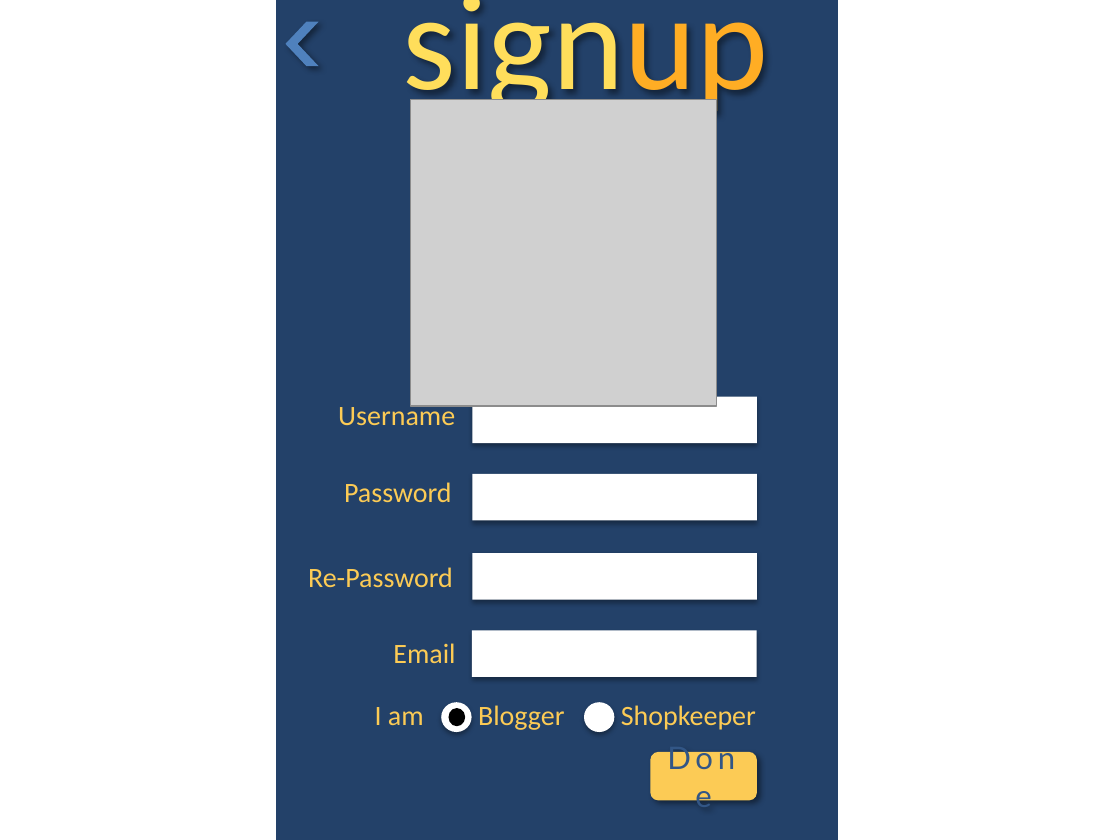
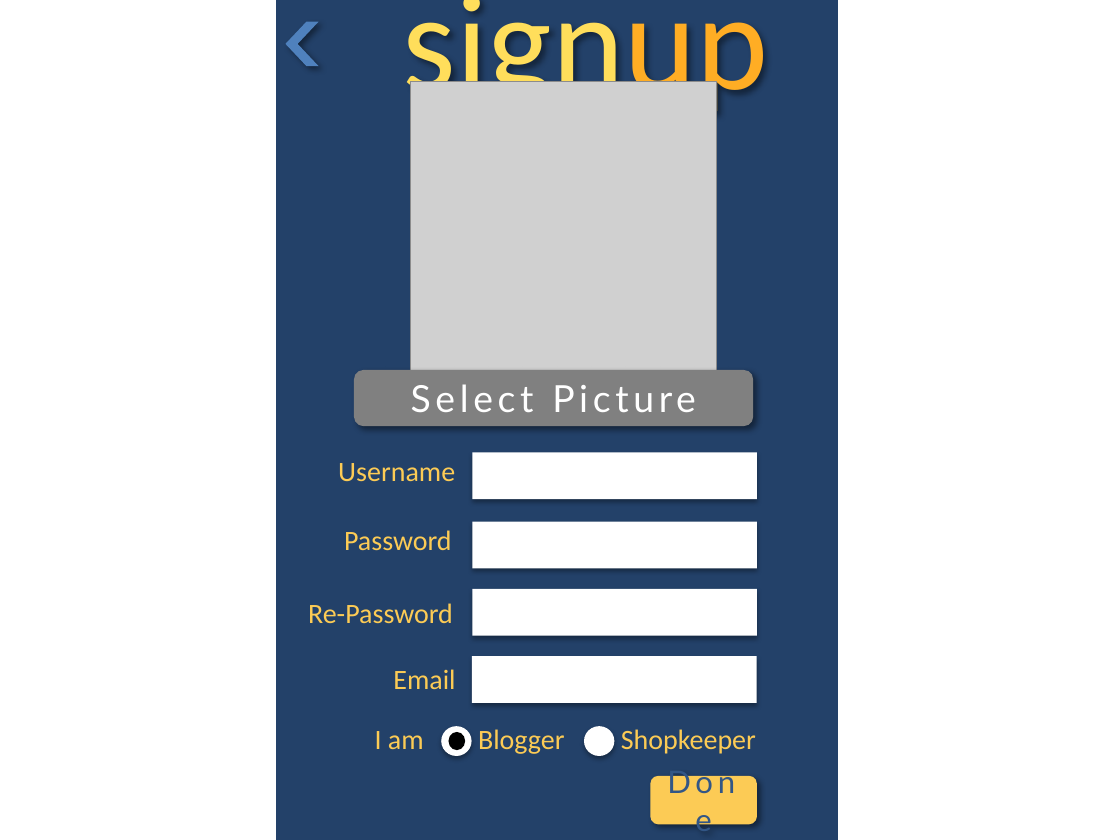
Before and after one commit to asciidaitoon/HanDIYcraft, a slide deck: slide 14 of GUI/HanDIYcraft-Mobile Detailed GUI Design-V.1.0.pptx (slide 13 before the commit). Drawn at 1120x840 pixels with LibreOffice and Linux fonts; fonts in the diff are those of the drawing; grey boxes stand for pictures. Boxes give left, top, right and bottom in pixels: in the first picture for what was removed or moved away, otherwise in the second. Text is boxed around its words. In the diff, an @@ line names an element or a change of style, - is before the commit and + after.

```diff
--- a/GUI/HanDIYcraft-Mobile Detailed GUI Design-V.1.0.pptx
+++ b/GUI/HanDIYcraft-Mobile Detailed GUI Design-V.1.0.pptx
@@ picture: place and size @@
-picture at bbox=[410, 100, 717, 407]
+picture at bbox=[410, 82, 717, 389]
@@ rounded rectangle added at bbox=[354, 370, 753, 426], fill #808080, 24 pt, text #FFFFFF @@
+Select Picture
@@ text "Username" rewrapped from bbox=[338, 402, 455, 425] to bbox=[338, 463, 455, 481] @@
@@ rectangle: place and size @@
-rectangle at bbox=[473, 396, 757, 444]
+rectangle at bbox=[473, 452, 757, 500]
@@ text "Password": place and size @@
-text "Password" at bbox=[344, 482, 452, 502]
+text "Password" at bbox=[344, 530, 452, 550]
@@ rectangle: place and size @@
-rectangle at bbox=[473, 474, 757, 521]
+rectangle at bbox=[473, 522, 757, 569]
@@ text "Re-Password": place and size @@
-text "Re-Password" at bbox=[308, 567, 453, 587]
+text "Re-Password" at bbox=[308, 603, 453, 623]
@@ rectangle: place and size @@
-rectangle at bbox=[473, 553, 757, 600]
+rectangle at bbox=[473, 589, 757, 636]
@@ 4 texts, 3 ellipses, 1 rounded rectangle, 1 rectangle: place and size @@
-4 texts, 3 ellipses, 1 rounded rectangle, 1 rectangle at bbox=[375, 631, 757, 800]
+4 texts, 3 ellipses, 1 rounded rectangle, 1 rectangle at bbox=[375, 656, 757, 824]
```
Also in this commit, not shown: 19 other slides changed, 4 slides added, 2 slides removed, 35 other files.
